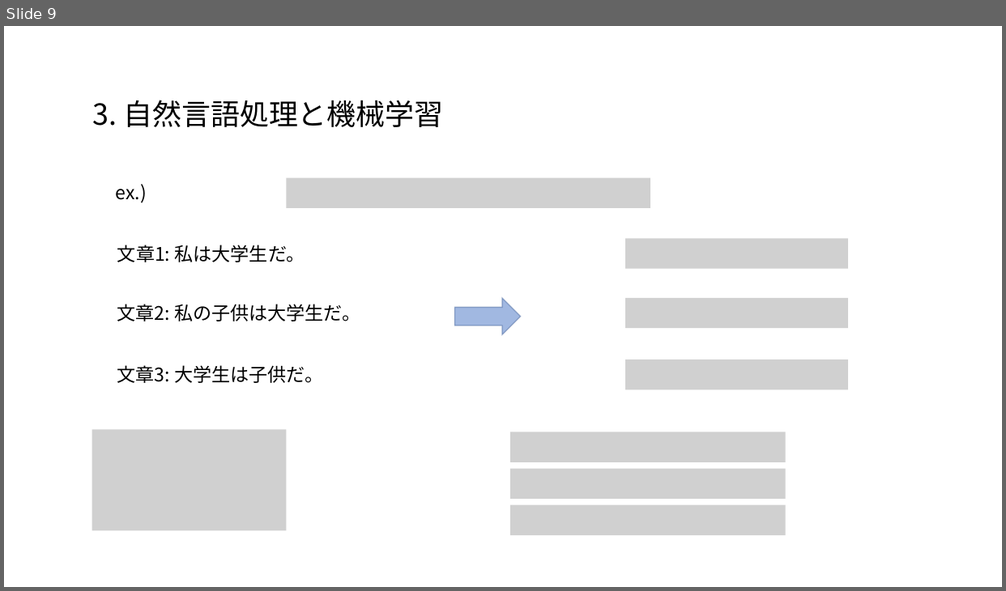
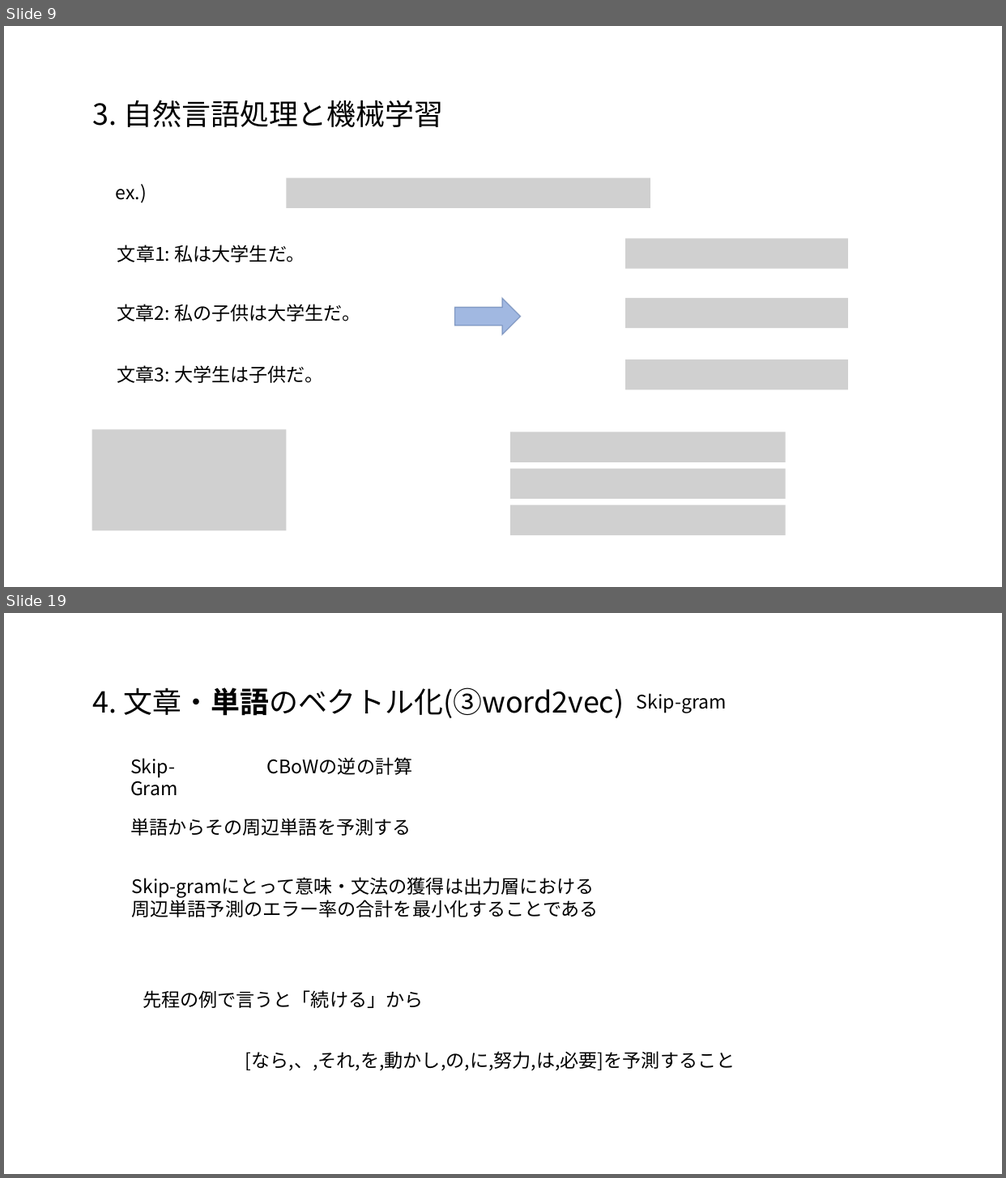
Before and after one commit to satetsu007/NLP_test, a slide deck: doc/NLP.pptx. Shown one above the other, each under a label of ours: slide 9 before the commit, slides 9 and 19 after it; the slides between them are not shown. The pictures are 1006x591 and 1006x1178 pixels, drawn with LibreOffice and Linux fonts; fonts in the diff are those of the drawing; grey boxes stand for pictures. Boxes give left, top, right and bottom in pixels: in the first picture for what was removed or moved away, otherwise in the second. Text is boxed around its words. In the diff, an @@ line names an element or a change of style, - is before the commit and + after.

```diff
--- a/doc/NLP.pptx
+++ b/doc/NLP.pptx
@@ slide 19 added at (4,613,1002,1174), background #FFFFFF @@
@@ text added at (93,688,624,718), 28 pt, text #000000 @@
+4. 文章・単語のベクトル化(③word2vec)
@@ text added at (637,693,727,713), 18 pt, text #000000 @@
+Skip-gram
@@ text added at (130,758,178,796), 18 pt, text #000000 @@
+Skip-Gram
@@ text added at (267,757,413,775), 18 pt, text #000000 @@
+CBoWの逆の計算
@@ text added at (130,818,411,836), 18 pt, text #000000 @@
+単語からその周辺単語を予測する
@@ text added at (132,877,599,918), 18 pt, text #000000 @@
+Skip-gramにとって意味・文法の獲得は出力層における
+周辺単語予測のエラー率の合計を最小化することである
@@ text added at (143,990,423,1008), 18 pt, text #000000 @@
+先程の例で言うと「続ける」から
@@ text added at (245,1051,735,1071), 18 pt, text #000000 @@
+[なら,、,それ,を,動かし,の,に,努力,は,必要]を予測すること
```
Also in this commit, not shown: 5 slides changed, 28 other slides added, 1 other file.
